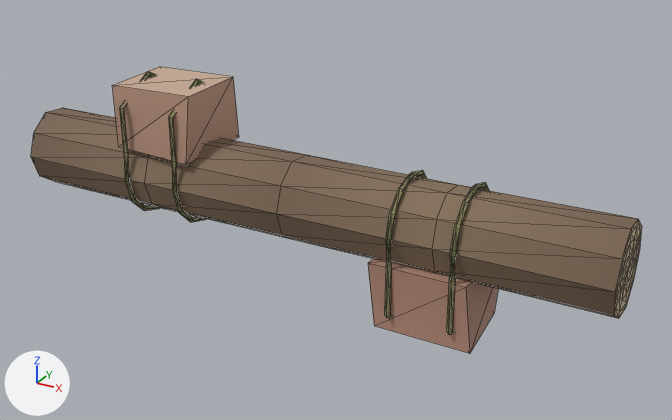
The glTF model assets/models/props/rolling_stone_a.glb, before and after one commit.
Camera for both pictures: a camera (50 mm lens) standing at (2.0, -3.3, 1.63) and looking at (0.15, 0.06, -0.05). Arrows for +X, +Y and +Z are at lower left; the lights stay in place. The first picture is the older version. Mesh edges are drawn as thin lines. Vertices at exactly the same position are counted once.

The first picture shows 'rolling_stone_a'.
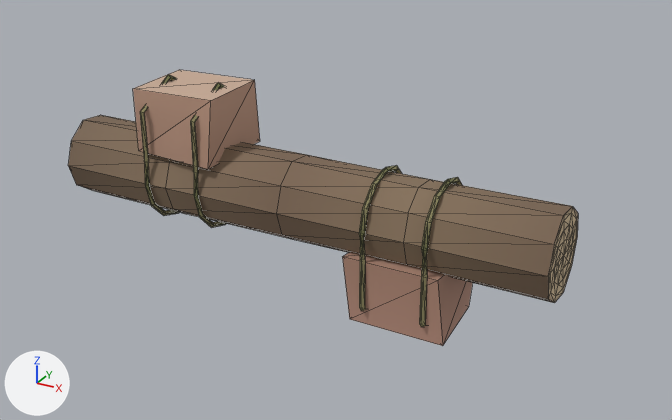
What the commit changed:
me_rolling_stone_a is used by ob_rolling_stone_a; location (0.0, 0.0, 0.0).
me_rolling_stone_a had 336 vertices, 628 faces and spanned x -1.45..1.45, y -0.22..0.22, z -0.48..0.48.
me_rolling_stone_a now has 336 vertices, 628 faces and spans x -1.2..1.2, y -0.22..0.22, z -0.48..0.48.
me_rolling_stone_a part 1: the loose piece of 112 vertices spanning x -1.45..1.45, y -0.2..0.2, z -0.2..0.2 is scaled about its middle by (0.828, 1, 1).
me_rolling_stone_a part 2: the loose piece of 8 vertices spanning x -0.91..-0.45, y -0.2..0.21, z 0.14..0.45 is moved by (0.12, 0.0, 0.0).
me_rolling_stone_a part 3: the loose piece of 52 vertices spanning x -0.83..-0.81, y -0.22..0.22, z -0.22..0.48 is moved by (0.12, 0.0, 0.0).
me_rolling_stone_a part 4: the loose piece of 52 vertices spanning x -0.55..-0.53, y -0.22..0.22, z -0.22..0.48 is moved by (0.12, 0.0, 0.0).
me_rolling_stone_a part 5: the loose piece of 8 vertices spanning x 0.44..0.91, y -0.2..0.19, z -0.44..-0.13 is moved by (-0.12, 0.0, 0.0).
me_rolling_stone_a part 6: the loose piece of 52 vertices spanning x 0.53..0.55, y -0.22..0.22, z -0.48..0.22 is moved by (-0.12, 0.0, 0.0).
me_rolling_stone_a part 7: the loose piece of 52 vertices spanning x 0.81..0.83, y -0.22..0.22, z -0.48..0.22 is moved by (-0.12, 0.0, 0.0).

What differs and where, as boxes [x1, y1, x2, y2] in the pictures (672 x 420 px; the box of a moved part takes in the faces that stretch with it):
'rolling_stone_a', reshaped (17% narrower)
    before: [31, 67, 642, 353]
    after: [68, 70, 578, 346]
part 1 of me_rolling_stone_a, moved or reshaped
    before: [31, 108, 642, 318]
    after: [68, 115, 578, 303]
part 2 of me_rolling_stone_a, moved or reshaped
    before: [112, 67, 239, 164]
    after: [133, 70, 260, 169]
part 3 of me_rolling_stone_a, moved or reshaped
    before: [119, 71, 160, 211]
    after: [140, 75, 179, 216]
part 4 of me_rolling_stone_a, moved or reshaped
    before: [168, 79, 206, 222]
    after: [190, 83, 227, 228]
part 5 of me_rolling_stone_a, moved or reshaped
    before: [368, 258, 498, 353]
    after: [343, 252, 472, 346]
part 6 of me_rolling_stone_a, moved or reshaped
    before: [384, 170, 427, 318]
    after: [359, 165, 402, 311]
part 7 of me_rolling_stone_a, moved or reshaped
    before: [446, 182, 490, 334]
    after: [419, 177, 462, 327]
